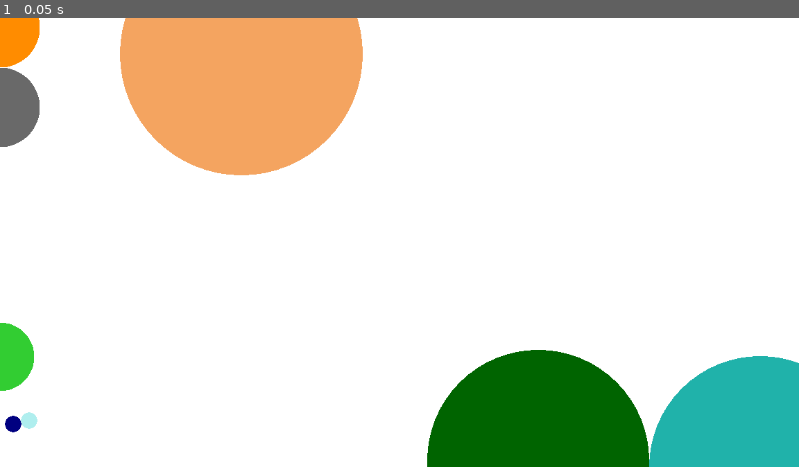
Above: before the commit, frame 1.
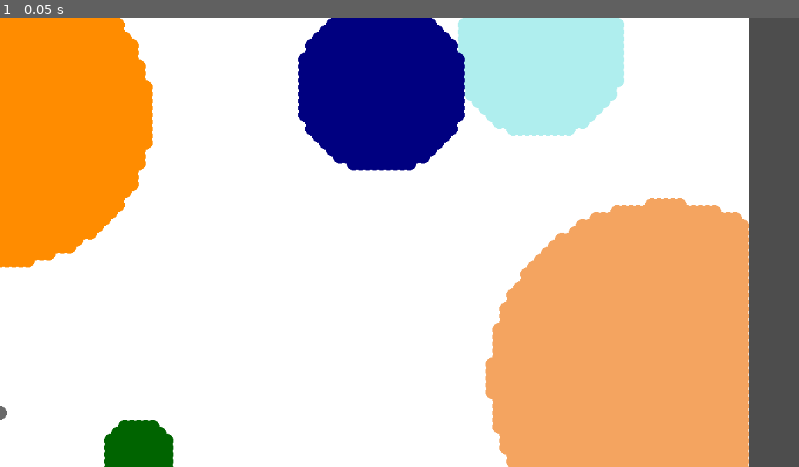
Above: after the commit, the same moment.

Repository: Rolls71/procgenworld
Game: Godot game, scene res://biomes.tscn
The game is run twice, just before and just after one commit, with the same random seed, the same clock (stepped at 60 frames per second) and the same inputs.
Inputs:
- Up to frame 1 (0.05 s): no input

The runs differ from the first frame. In frame 1, 52% of the frame differs, in the area x 0-100%, y 0-100%.

Commit message:
Add pixels

Diff:
--- a/biomes.gd
+++ b/biomes.gd
@@ -1,8 +1,10 @@
 extends Node2D
 
-const width = 1152
-const height = 648
+const width = 108
+const height = 72
 const count = 8
+const scaler = 10
+const pix_size = 10
 
 var points: Array[int]
 var pointq: Array[int]
@@ -19,11 +21,12 @@
 }
 
 func _draw():
-	draw_rect(Rect2(0,0,width,height), Color.WHITE)
+	draw_rect(Rect2(0,0,width*scaler,height*scaler), Color.WHITE)
 	points = []
 	points.resize(width*height)
 	points.fill(0)
-	pointq = points.duplicate()
+	for i in width*height:
+		pointq.append(i)
 	nodes = []
 	#var n1 = Node2D.new()
 	#n1.position = Vector2(0,0)
@@ -55,7 +58,7 @@
 		nodes.append(node)
 
 	for i in count:
-		var shortest = 9223372036854775807
+		var shortest: float = 99999999999999
 		var sj = i
 		for j in count:
 			if j == i:
@@ -64,15 +67,31 @@
 			if dist < shortest:
 				shortest = dist
 				sj = j
-		draw_circle(nodes[i].position, shortest/2, biome_colours[i%biome_colours.size()])
-		#get_all_points_in_radius(nodes[i].position, shortest/2)
+		#draw_circle(nodes[i].position, shortest/2, biome_colours[i%biome_colours.size()])
+		var list = get_pointq_neighborhood(nodes[i].position, shortest/2)
+		for vec in list:
+			draw_circle(Vector2(vec.x*scaler, vec.y*scaler), pix_size, biome_colours[i%biome_colours.size()])
 
 
 
+func get_pointq_neighborhood(v:Vector2, r:float):
+	var list = []
+
+	for p in pointq:
+		var target = qpoint_to_vector(p)
+		if v.distance_to(target) <= r:
+			list.append(target)
+	return list
 
 
 
+func qpoint_to_vector(p):
+		var x = p%width
+		var y = p/width
+		return Vector2(x,y)
 
+func vector_to_qpoint(v):
+	return v.y*width + v.x
 
 
 
